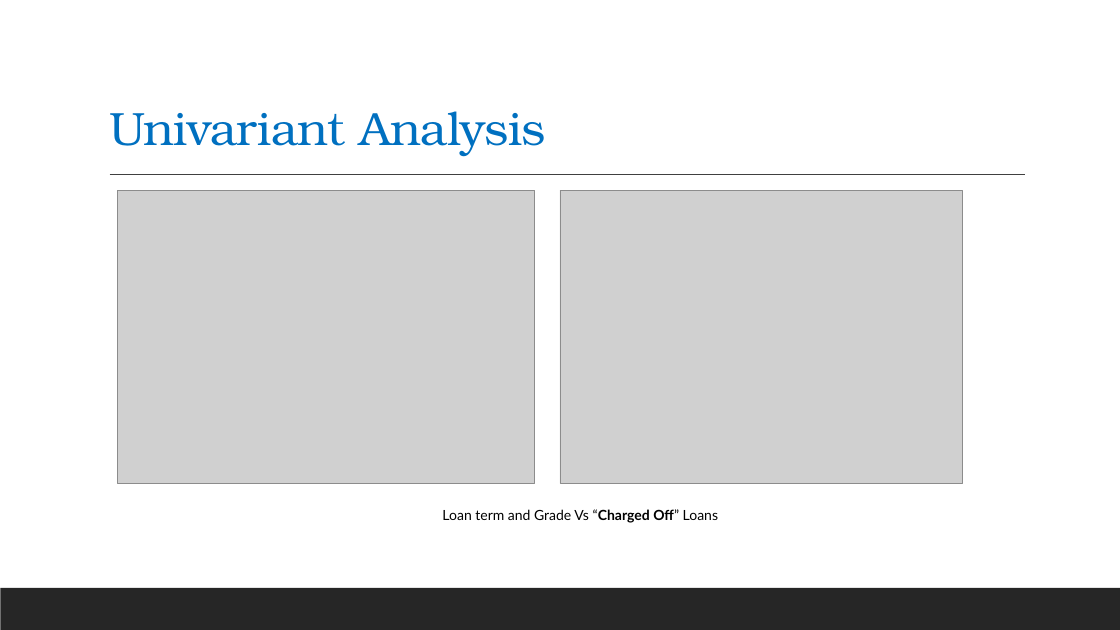
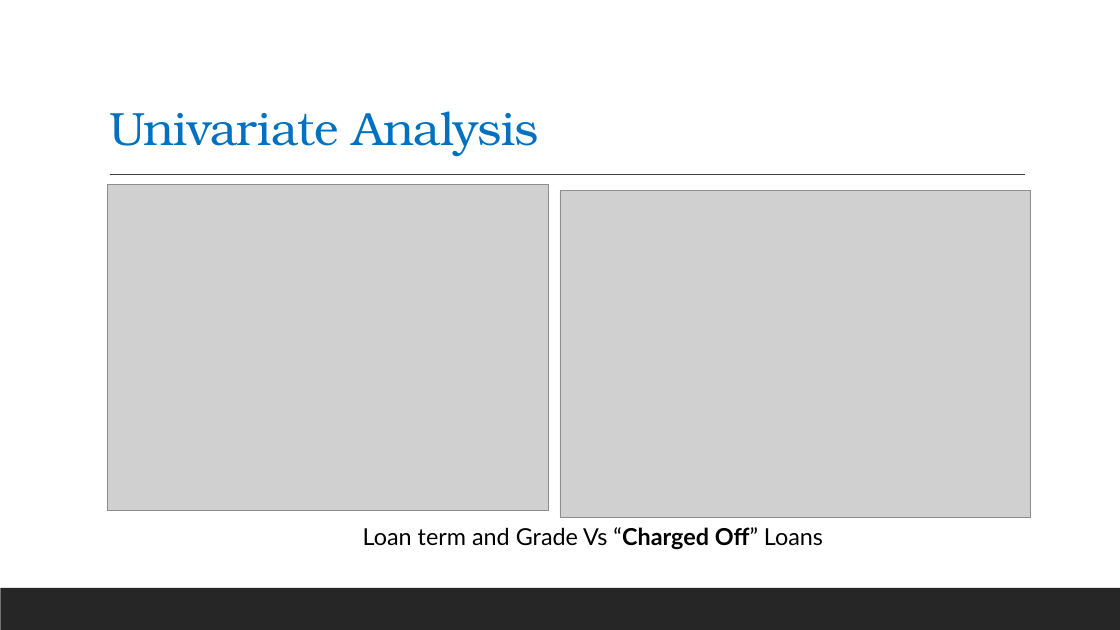
Before and after one commit to mrsivanandareddy/lending-club-case-study, a slide deck: slide 5 of Lending_Club_Case_Study.pptx (slide 12 before the commit). Drawn at 1120x630 pixels with LibreOffice and Linux fonts; fonts in the diff are those of the drawing; grey boxes stand for pictures. Boxes give left, top, right and bottom in pixels: in the first picture for what was removed or moved away, otherwise in the second. Text is boxed around its words. In the diff, an @@ line names an element or a change of style, - is before the commit and + after.

```diff
--- a/Lending_Club_Case_Study.pptx
+++ b/Lending_Club_Case_Study.pptx
@@ title at (x1=109, y1=111, x2=538, y2=155): text changed @@
-Univariant Analysis
+Univariate Analysis
@@ picture resized from (x1=118, y1=190, x2=535, y2=483) to (x1=108, y1=185, x2=549, y2=511) @@
@@ picture resized from (x1=560, y1=190, x2=963, y2=483) to (x1=560, y1=190, x2=1032, y2=518) @@
@@ text "Loan term and Grade Vs ..." moved from (x1=442, y1=509, x2=718, y2=523) to (x1=363, y1=527, x2=823, y2=550) @@
@@ text "Loan term and Grade Vs ..." at (x1=363, y1=527, x2=823, y2=550): size 12 to 20 pt @@
```
Also in this commit, not shown: 9 other slides changed, 1 slide added, 16 slides removed, 1 other file.
